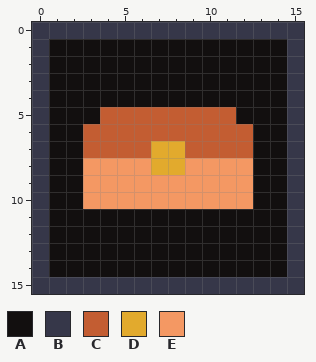
Pixel-art file, stored at Assets/Diego-UI-Package/UIAssets/aseprite/InvSlot.aseprite. The picture above was drawn from the file before the commit.
16x16 pixels, 1 frame.
Palette (. is transparent): A #120f0f  B #363749  C #c35d32  D #e2aa2d  E #f49863
And afterwards:
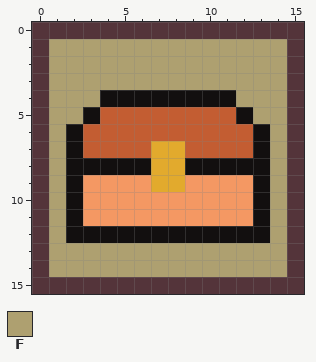
Colours new in this view: F #aea070
Changes in this commit:
Colour B changes from #363749 to #54343a.
Layers "Layer 2", "Layer 1":
The author changed colour E to colour A in row 8 at x 3 to 6 and 9 to 12.
The author changed colour E to colour D in row 9 at x 7 to 8.
The author changed colour A to colour E in row 11 at x 3 to 12.
The author changed colour A to colour F in rows 1 to 3 at x 1 to 14; in row 4 at x 1 to 3 and 12 to 14; in row 5 at x 1 to 2 and 13 to 14; in rows 6 to 12 at x 1 and 14; in rows 13 to 14 at x 1 to 14.
